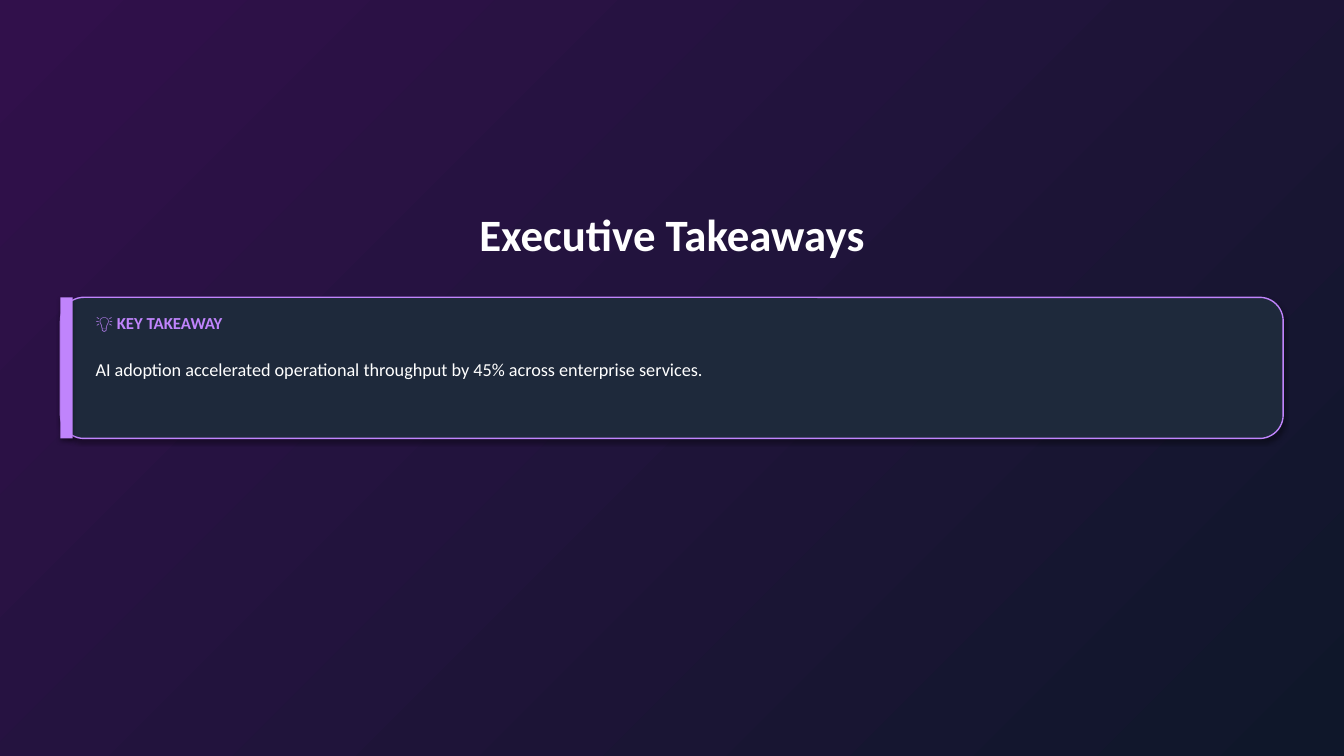
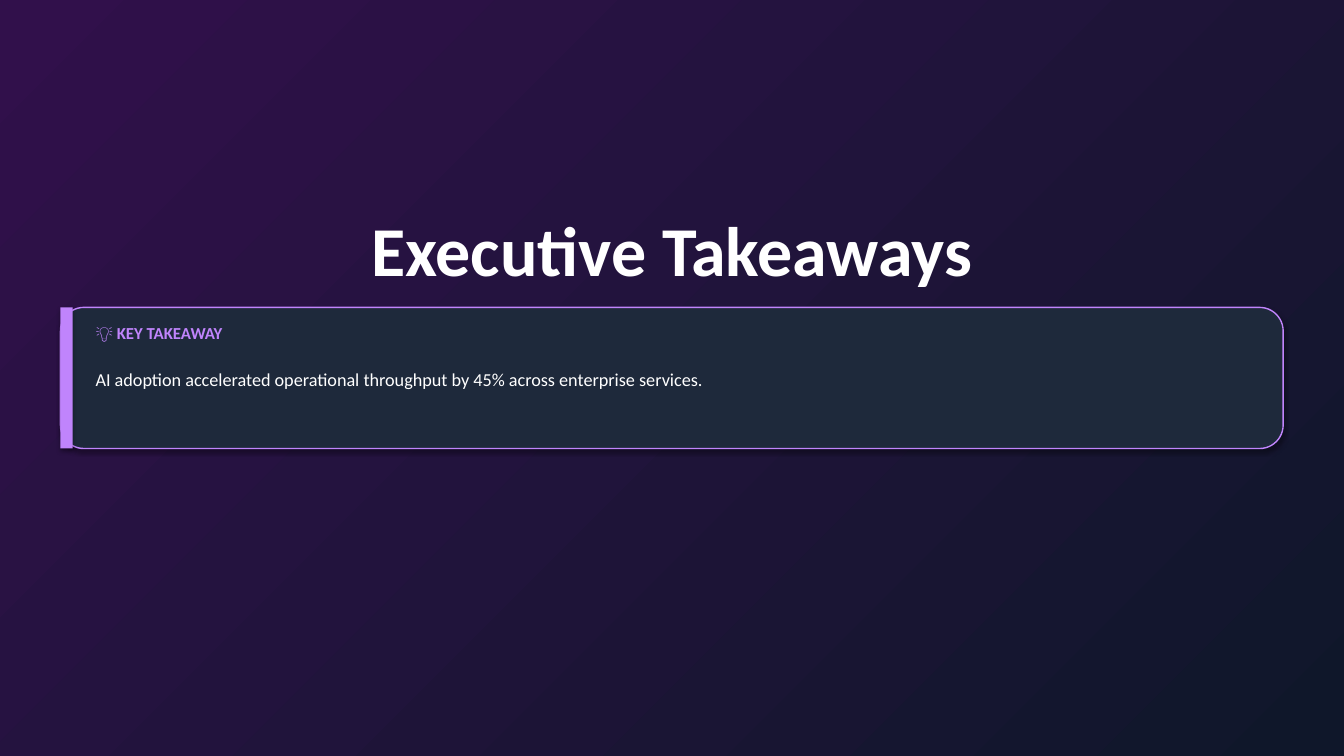
Before and after one commit to mrparihar08/MOTHER, a slide deck: slide 1 of outputs/test_all_6_plugins.pptx. Drawn at 1344x756 pixels with LibreOffice and Linux fonts; fonts in the diff are those of the drawing. Boxes give left, top, right and bottom in pixels: in the first picture for what was removed or moved away, otherwise in the second. Text is boxed around its words. In the diff, an @@ line names an element or a change of style, - is before the commit and + after.

```diff
--- a/outputs/test_all_6_plugins.pptx
+++ b/outputs/test_all_6_plugins.pptx
@@ text "Executive Takeaways" at (371,226,972,287): size 32 to 50 pt @@
@@ 1 text, 1 rounded rectangle, 1 rectangle: place and size @@
-1 text, 1 rounded rectangle, 1 rectangle at (60,297,1284,439)
+1 text, 1 rounded rectangle, 1 rectangle at (60,308,1284,449)
```
Also in this commit, not shown: 5 other slides changed, 3 other files.
